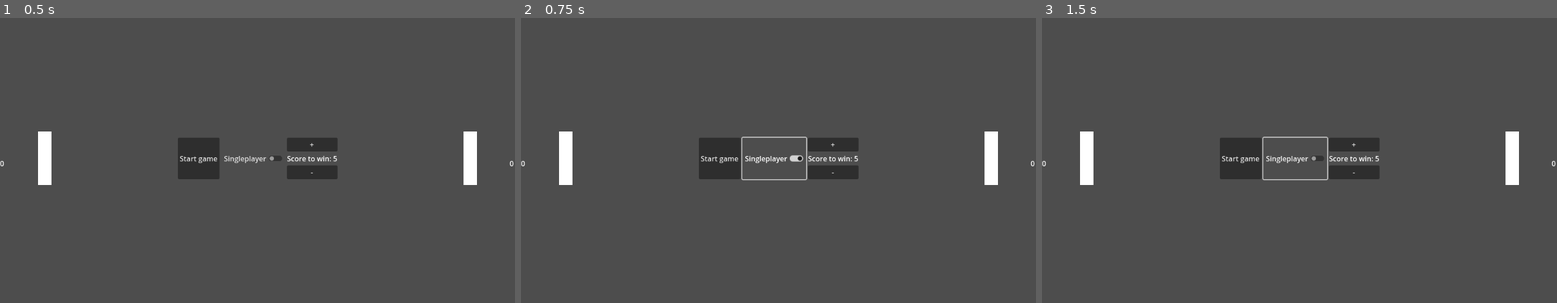
Above: before the commit, frames 1-3 (left to right).
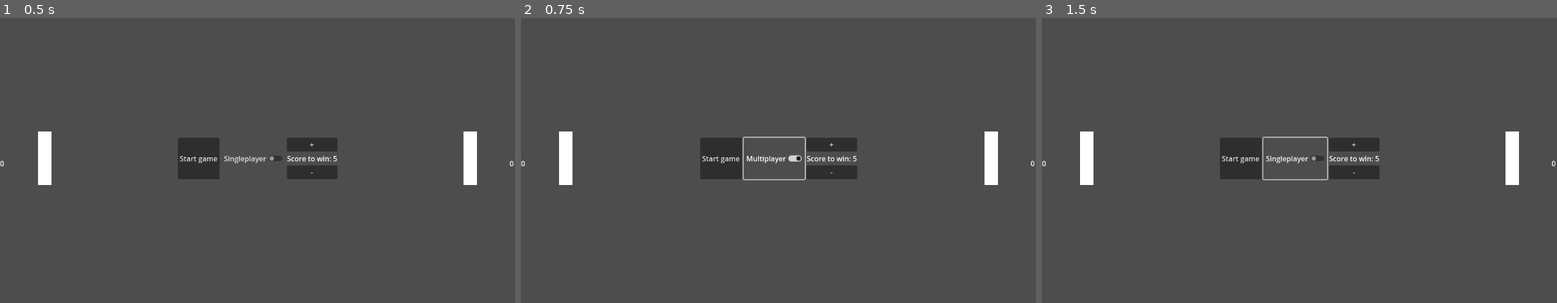
Above: after the commit, the same moments.

Repository: coreypowerdejong/pong_20game
Game: Godot game, scene res://main.tscn
Two runs of this game, one before a commit and one after it. Both use one fixed random seed, a clock stepped at 60 frames per second and the inputs below.
Inputs:
- Up to frame 1 (0.5 s): no input
- Up to frame 2 (0.75 s): click "Singleplayer" at 0.5 s
- Up to frame 3 (1.5 s): click "Singleplayer" (after the commit: "Multiplayer") at 1.25 s

Frame 1 is identical in both runs. In frame 2, 0.6% of the frame differs, in the area x 34-66%, y 41-58%; in frame 3, nothing differs.

Commit message:
Add UI to the game.
Added pause menu and functionality.
Added game over screen.
Added main menu.

Diff:
--- a/ball.gd
+++ b/ball.gd
@@ -12,6 +12,7 @@
 	position = screen_size * 0.5
 	direction = randf_range(0, 2 * PI)
 	velocity = Vector2(1,0).rotated(direction)
+	show()
 
 # Called when the node enters the scene tree for the first time.
 func _ready():
--- a/main.gd
+++ b/main.gd
@@ -4,11 +4,14 @@
 var player2_score: int = 0
 var paused: bool = true
 var win_score: int = 5
+var multiplayer_flag: bool = false
+
 
 # Called when the node enters the scene tree for the first time.
 func _ready():
 	$UI/Pause/PauseMenu.hide()
 	$Ball.hide()
+	$UI/GameOverScreen.hide()
 
 
 # Called every frame. 'delta' is the elapsed time since the previous frame.
@@ -26,10 +29,13 @@
 		$UI/PauseButton.hide()
 
 
-	if player1_score == win_score:
-		print("Player 1 wins!")
-	if player2_score == win_score:
-		print("Player 2 wins!")
+	if player1_score == win_score or player2_score == win_score:
+		$Ball.hide()
+		var winner: int = 1 if player1_score > player2_score else 2
+		$UI/GameOverScreen/GameOverText.text = "Game Over!\nPlayer " + str(winner) + " wins!"
+		$UI/GameOverScreen.show()
+		paused = true
+
 
 
 func _on_ball_left_score():
@@ -55,6 +61,7 @@
 	$Ball.reset()
 	paused = false
 	$UI/Pause/PauseMenu.hide()
+	$UI/GameOverScreen.hide()
 
 
 func _on_increase_pressed():
@@ -69,9 +76,12 @@
 
 
 func _on_quit_pressed():
+	player1_score = 0
+	player2_score = 0
 	paused = true
 	$Ball.hide()
 	$UI/Pause/PauseMenu.hide()
+	$UI/GameOverScreen.hide()
 	$UI/HomeScreen.show()
 
 
@@ -80,3 +90,8 @@
 	$Ball.reset()
 	$Ball.show()
 	$UI/HomeScreen.hide()
+
+
+func _on_player_count_toggled(button_pressed):
+	multiplayer_flag = !multiplayer_flag
+	$UI/HomeScreen/PlayerCount.text = "Multiplayer" if multiplayer_flag else "Singleplayer"
--- a/main.tscn
+++ b/main.tscn
@@ -139,6 +139,40 @@
 text = "0"
 horizontal_alignment = 2
 
+[node name="GameOverScreen" type="VBoxContainer" parent="UI"]
+process_mode = 3
+layout_mode = 1
+anchors_preset = 8
+anchor_left = 0.5
+anchor_top = 0.5
+anchor_right = 0.5
+anchor_bottom = 0.5
+offset_left = -94.0
+offset_top = -43.5
+offset_right = 94.0
+offset_bottom = 43.5
+grow_horizontal = 2
+grow_vertical = 2
+
+[node name="GameOverText" type="Label" parent="UI/GameOverScreen"]
+layout_mode = 2
+size_flags_horizontal = 4
+text = "Game over!
+Player 1 wins!"
+horizontal_alignment = 1
+
+[node name="GameOverButtons" type="HBoxContainer" parent="UI/GameOverScreen"]
+layout_mode = 2
+
+[node name="Quit" type="Button" parent="UI/GameOverScreen/GameOverButtons"]
+process_mode = 3
+layout_mode = 2
+text = "Main Menu"
+
+[node name="Restart" type="Button" parent="UI/GameOverScreen/GameOverButtons"]
+layout_mode = 2
+text = "Play Again"
+
 [connection signal="left_score" from="Ball" to="." method="_on_ball_left_score"]
 [connection signal="right_score" from="Ball" to="." method="_on_ball_right_score"]
 [connection signal="pressed" from="UI/Pause/PauseMenu/Resume" to="." method="_on_resume_pressed"]
@@ -146,5 +180,8 @@
 [connection signal="pressed" from="UI/Pause/PauseMenu/Quit" to="." method="_on_quit_pressed"]
 [connection signal="pressed" from="UI/PauseButton" to="." method="_on_pause_button_pressed"]
 [connection signal="pressed" from="UI/HomeScreen/StartGame" to="." method="_on_start_game_pressed"]
+[connection signal="toggled" from="UI/HomeScreen/PlayerCount" to="." method="_on_player_count_toggled"]
 [connection signal="pressed" from="UI/HomeScreen/PointSelector/Increase" to="." method="_on_increase_pressed"]
 [connection signal="pressed" from="UI/HomeScreen/PointSelector/Decrease" to="." method="_on_decrease_pressed"]
+[connection signal="pressed" from="UI/GameOverScreen/GameOverButtons/Quit" to="." method="_on_quit_pressed"]
+[connection signal="pressed" from="UI/GameOverScreen/GameOverButtons/Restart" to="." method="_on_restart_pressed"]
